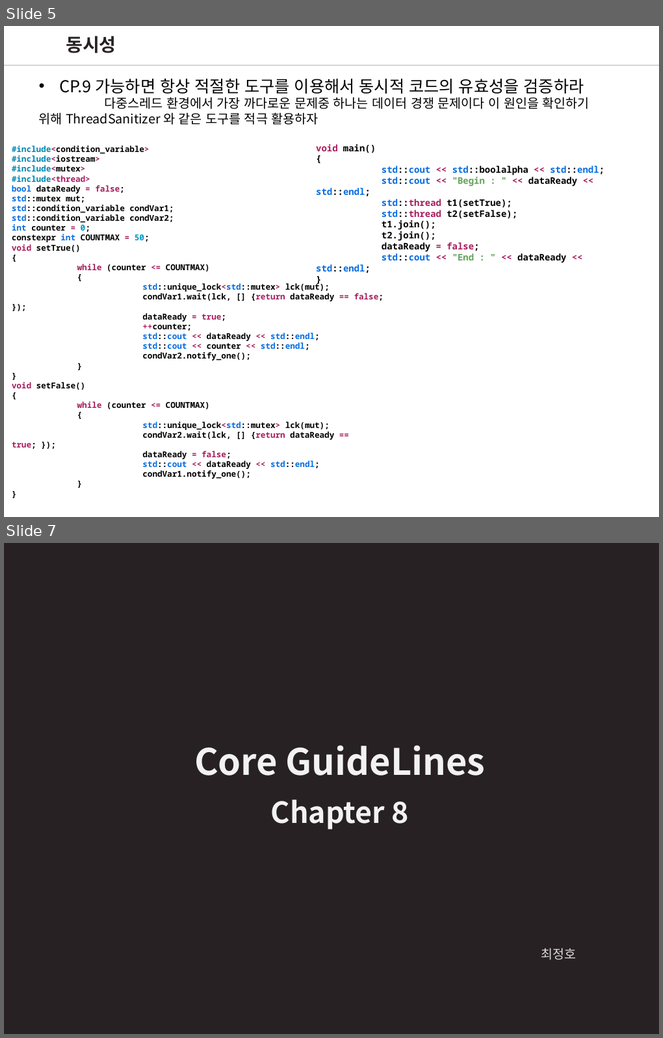
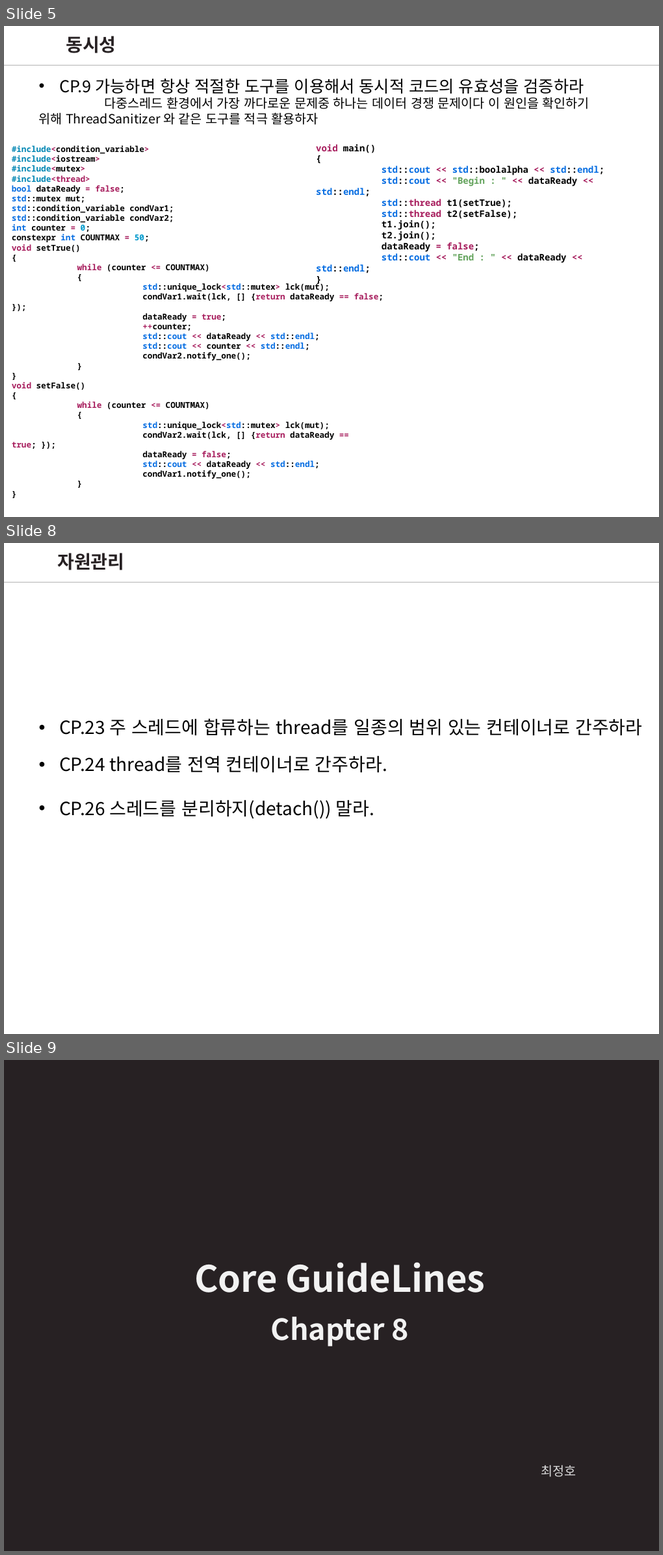
Before and after one commit to wjdgh2910a/CPP_Core_Guidelines_Study, a slide deck: CoreGuideLinesStudy_4.pptx. Shown one above the other, each under a label of ours: slides 5 and 7 before the commit, slides 5, 8 and 9 after it; the slides between them are not shown. The pictures are 663x1038 and 663x1555 pixels, drawn with LibreOffice and Linux fonts; fonts in the diff are those of the drawing. Boxes give left, top, right and bottom in pixels: in the first picture for what was removed or moved away, otherwise in the second. Text is boxed around its words. In the diff, an @@ line names an element or a change of style, - is before the commit and + after.

```diff
--- a/CoreGuideLinesStudy_4.pptx
+++ b/CoreGuideLinesStudy_4.pptx
@@ slide 8 added at [4, 543, 659, 1034], background #FFFFFF @@
@@ text added at [57, 553, 124, 570], 20 pt, text #272123, bold @@
+자원관리
@@ line added from (659, 582) to (4, 582), #A6A6A6 0.75 pt @@
@@ line added from (659, 582) to (4, 582), #A6A6A6 0.75 pt @@
@@ text added at [59, 719, 642, 819], 20 pt, text #000000 @@
+• CP.23 주 스레드에 합류하는 thread를 일종의 범위 있는 컨테이너로 간주하라
+• CP.24 thread를 전역 컨테이너로 간주하라.
+• CP.26 스레드를 분리하지(detach()) 말라.
@@ what was slide 7 is now slide 9 @@
```
Also in this commit, not shown: 2 other slides added, 1 slide removed, 1 other file.
